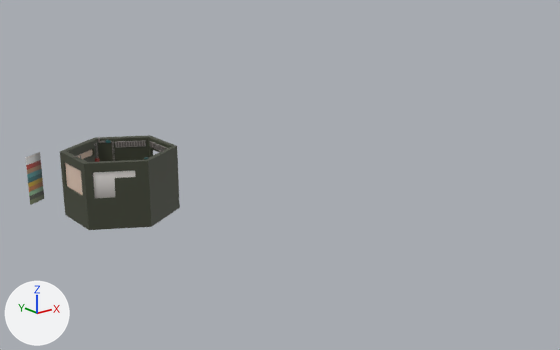
The FBX model Assets/Models/LabRoom_Walls.fbx: old version first, new version second.
Rendered twice from a 50 mm lens placed at (-11.95, -28.57, 9.47), pointed at (3.82, -8.84, 1.59). The lights are fixed; the arrows at lower left show +X, +Y and +Z. The first picture is the older version. Where no turn or scale is listed for an object, it has been applied to the vertices.

The scene before the commit, as lines of its bpy script (objects in view):
```python
me_cube_322 = bpy.data.meshes.new('Cube.322')
me_cube_322.from_pydata(...)  # 2644 vertices, 2212 faces; spans x -1.76..1.76, y -1.96..1.96, z -1.17..1.19
me_cube_322.materials.append(mat_texturesheet)  # picture img_thermocolorsheet_png
me_plane_030 = bpy.data.meshes.new('Plane.030')
me_plane_030.from_pydata(...)  # 8 vertices, 6 faces; spans x -0.35..0.35, y -0.2..0.2, z -0.9..0.9
me_plane_030.materials.append(mat_texturesheet)  # picture img_thermocolorsheet_png
me_plane_157 = bpy.data.meshes.new('Plane.157')
me_plane_157.from_pydata(...)  # 4 vertices, 1 face; spans x -0.679..0.679, y -0.387..0.387, z -0.529..0.529
me_plane_157.materials.append(mat_texturesheet)  # picture img_thermocolorsheet_png
ob_backgrndworker = bpy.data.objects.new('BackgrndWorker', me_plane_030)
ob_backgrndworker.location = (-2.12, -2.09, 0.97)
ob_plane_037 = bpy.data.objects.new('Plane.037', me_plane_157)
ob_plane_037.location = (-1.02, -6.13, 1.52)
ob_roomshell = bpy.data.objects.new('roomShell', me_cube_322)
ob_roomshell.location = (-0.05, -4.77, 1.16)
```
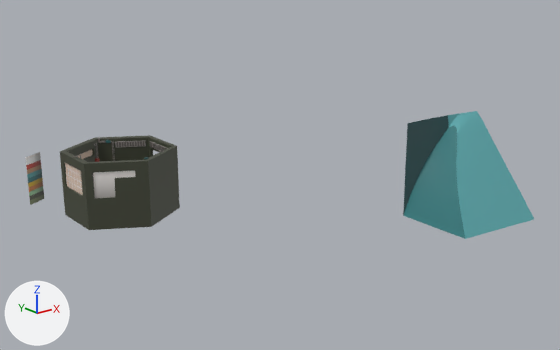
What differs and where, as boxes (x1, y1, x2, y2) in the pictures (560 x 350 px):
'PVT_overlay', added (cyan): after (403, 111, 534, 239)

Edits to the bpy script that builds the scene:
```text
Add me_plane_059:
    me_plane_059.from_pydata(...)  # 71 vertices, 61 faces; spans x -1.52..1.65, y -2.23..0.65, z -1.95..1.22
    me_plane_059.materials.append(mat_texturesheet)  # picture img_thermocolorsheet_png
Add ob_pvt_overlay:
    ob_pvt_overlay = bpy.data.objects.new('PVT_overlay', me_plane_059)
    ob_pvt_overlay.location = (7.85, -12.87, 2.43)
```
